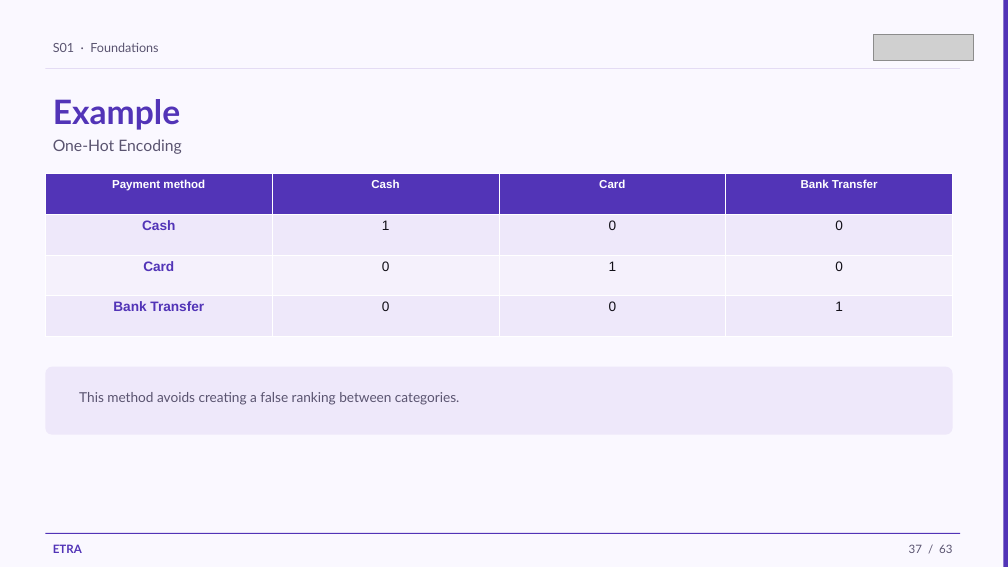
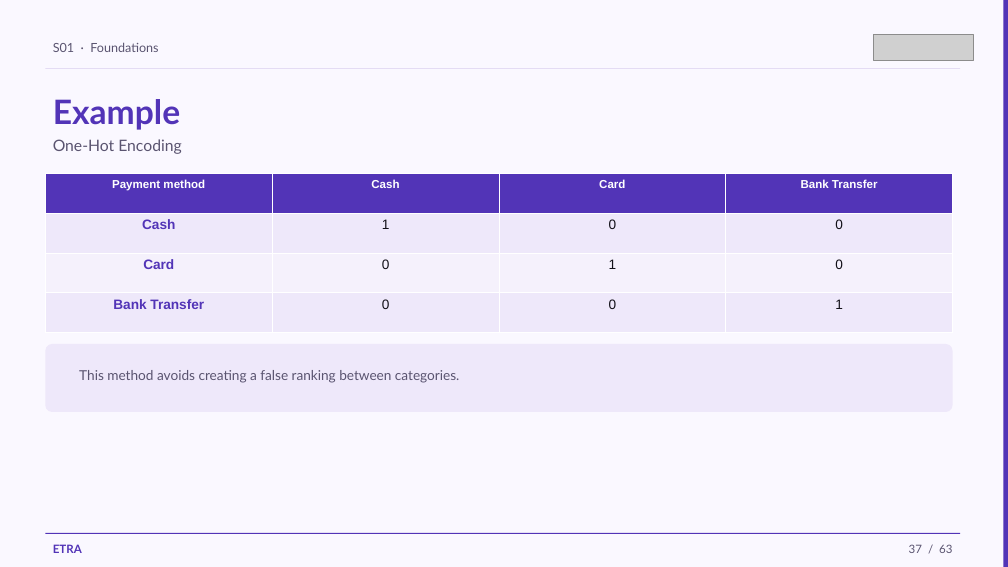
Before and after one commit to iksasa15/AI-ML, a slide deck: slide 37 of web-presentation/pdf-exports/Week1-Session1-Foundations.pptx. Drawn at 1008x567 pixels with LibreOffice and Linux fonts; fonts in the diff are those of the drawing; grey boxes stand for pictures. Boxes give left, top, right and bottom in pixels: in the first picture for what was removed or moved away, otherwise in the second. Text is boxed around its words. In the diff, an @@ line names an element or a change of style, - is before the commit and + after.

```diff
--- a/web-presentation/pdf-exports/Week1-Session1-Foundations.pptx
+++ b/web-presentation/pdf-exports/Week1-Session1-Foundations.pptx
@@ table: place and size @@
-table at (45,174,953,337)
+table at (45,174,953,333)
@@ rounded rectangle: place and size @@
-rounded rectangle at (45,367,953,435)
+rounded rectangle at (45,344,953,412)
@@ text "This method avoids creating a ...": place and size @@
-text "This method avoids creating a ..." at (79,392,459,405)
+text "This method avoids creating a ..." at (79,370,459,383)
```
Also in this commit, not shown: 33 other slides changed, 14 other files.
